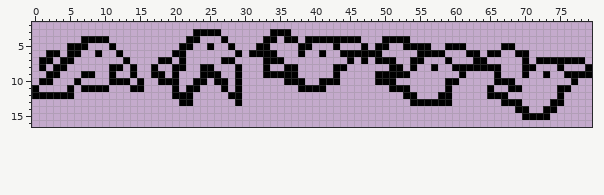
Pixel-art file: Bird.aseprite. That is the earlier state.
80x24 pixels, 1 frame. Shown: x 0..79, y 2..16.
The result:
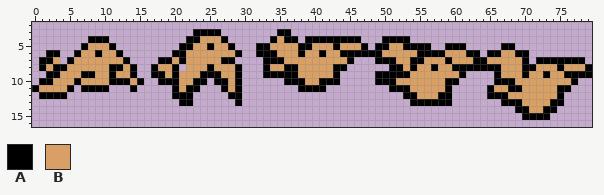
Palette (. is transparent): A #000000  B #d9a066
The exact change:
{"change": "layer \"Layer 2\" added"}
{"where": "layers \"Layer 1\", \"Layer 2\""}
{"y":3,"x":34,"old":"A","new":"."}
{"y":4,"x":7,"old":"A","new":"."}
{"y":4,"x":24,"old":"...","new":"BBB"}
{"y":4,"x":33,"old":"A","new":"."}
{"y":4,"x":35,"old":".","new":"B"}
{"y":5,"x":5,"old":"AA","new":".."}
{"y":5,"x":8,"old":"...","new":"BBB"}
{"y":5,"x":23,"old":"..","new":"BB"}
{"y":5,"x":26,"old":"..","new":"BB"}
{"y":5,"x":34,"old":"....","new":"BBBB"}
{"y":5,"x":40,"old":"...","new":"BBB"}
{"y":5,"x":44,"old":"...","new":"BBB"}
{"y":5,"x":51,"old":"..","new":"BB"}
{"y":6,"x":5,"old":"A","new":"."}
{"y":6,"x":7,"old":"..","new":"BB"}
{"y":6,"x":10,"old":"..","new":"BB"}
{"y":6,"x":22,"old":".......","new":"BBBBBBB"}
{"y":6,"x":31,"old":"A","new":"."}
{"y":6,"x":35,"old":"...","new":"BBB"}
{"y":6,"x":39,"old":"..","new":"BB"}
{"y":6,"x":42,"old":"..","new":"BB"}
{"y":6,"x":50,"old":".....","new":"BBBBB"}
{"y":6,"x":59,"old":"...","new":"BBB"}
{"y":6,"x":67,"old":"..","new":"BB"}
{"y":7,"x":3,"old":".A","new":"B."}
{"y":7,"x":6,"old":".......","new":"BBBBBBB"}
{"y":7,"x":20,"old":".","new":"B"}
{"y":7,"x":22,"old":".....","new":"BBBBB"}
{"y":7,"x":36,"old":".........","new":"BBBBBBBBB"}
{"y":7,"x":47,"old":"A","new":"."}
{"y":7,"x":52,"old":"..","new":"BB"}
{"y":7,"x":56,"old":"...","new":"BBB"}
{"y":7,"x":60,"old":"...","new":"BBB"}
{"y":7,"x":65,"old":".....","new":"BBBBB"}
{"y":8,"x":2,"old":".","new":"B"}
{"y":8,"x":5,"old":"......","new":"BBBBBB"}
{"y":8,"x":13,"old":".","new":"B"}
{"y":8,"x":18,"old":"..","new":"BB"}
{"y":8,"x":21,"old":"A..A","new":".BBB"}
{"y":8,"x":26,"old":"...","new":"BBB"}
{"y":8,"x":34,"old":"..","new":"BB"}
{"y":8,"x":38,"old":".....","new":"BBBBB"}
{"y":8,"x":53,"old":".","new":"B"}
{"y":8,"x":55,"old":"..","new":"BB"}
{"y":8,"x":58,"old":"..","new":"BB"}
{"y":8,"x":67,"old":"...","new":"BBB"}
{"y":8,"x":72,"old":"...","new":"BBB"}
{"y":8,"x":76,"old":"...","new":"BBB"}
{"y":9,"x":4,"old":"...","new":"BBB"}
{"y":9,"x":9,"old":"..","new":"BB"}
{"y":9,"x":12,"old":"..","new":"BB"}
{"y":9,"x":19,"old":".","new":"B"}
{"y":9,"x":21,"old":"...","new":"BBB"}
{"y":9,"x":27,"old":"..","new":"BB"}
{"y":9,"x":38,"old":".....","new":"BBBBB"}
{"y":9,"x":54,"old":".......","new":"BBBBBBB"}
{"y":9,"x":67,"old":"...","new":"BBB"}
{"y":9,"x":71,"old":"..","new":"BB"}
{"y":9,"x":74,"old":"..","new":"BB"}
{"y":10,"x":3,"old":"...","new":"BBB"}
{"y":10,"x":7,"old":"....","new":"BBBB"}
{"y":10,"x":14,"old":".","new":"B"}
{"y":10,"x":21,"old":"..","new":"BB"}
{"y":10,"x":28,"old":".","new":"B"}
{"y":10,"x":39,"old":"..","new":"BB"}
{"y":10,"x":52,"old":".......","new":"BBBBBBB"}
{"y":10,"x":69,"old":"........","new":"BBBBBBBB"}
{"y":11,"x":1,"old":"....","new":"BBBB"}
{"y":11,"x":15,"old":"A","new":"."}
{"y":11,"x":21,"old":".","new":"B"}
{"y":11,"x":28,"old":".","new":"B"}
{"y":11,"x":54,"old":".....","new":"BBBBB"}
{"y":11,"x":66,"old":"..","new":"BB"}
{"y":11,"x":70,"old":".....","new":"BBBBB"}
{"y":12,"x":0,"old":"A","new":"."}
{"y":12,"x":5,"old":"A","new":"."}
{"y":12,"x":55,"old":"...","new":"BBB"}
{"y":12,"x":68,"old":".......","new":"BBBBBBB"}
{"y":13,"x":70,"old":"....","new":"BBBB"}
{"y":14,"x":71,"old":"..","new":"BB"}
{"label":"changed","picture_box":[32,29,585,113]}
